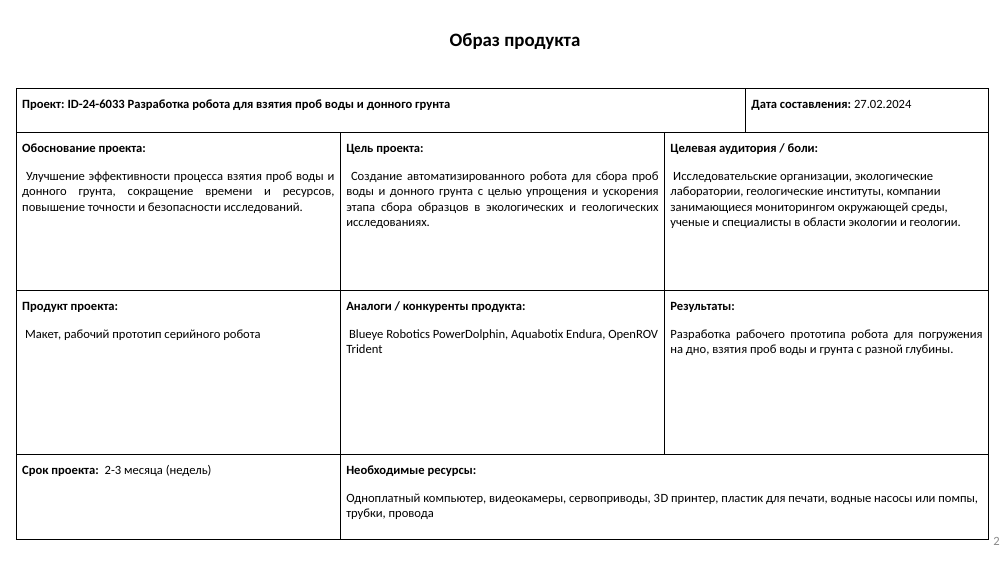
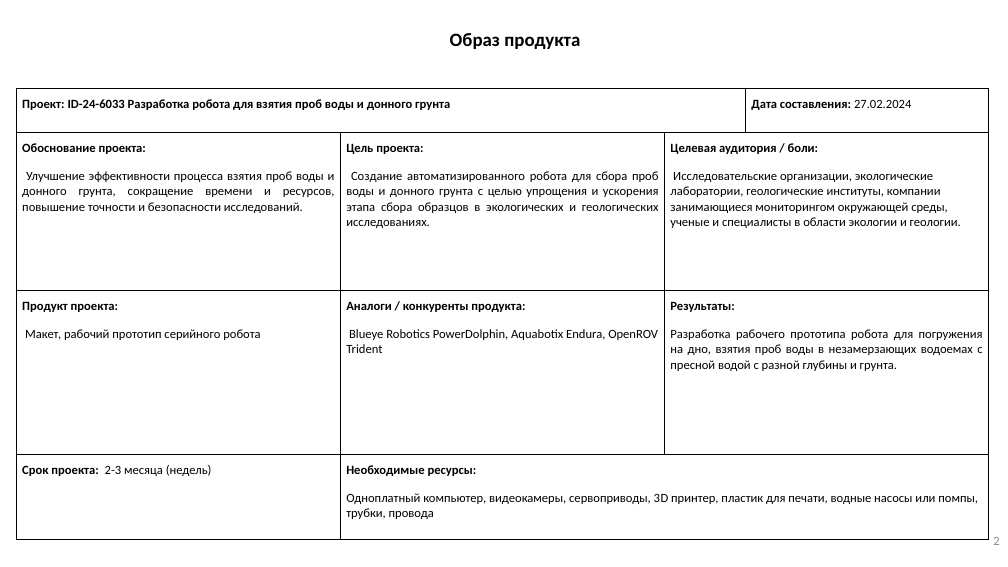
Before and after one commit to dimkashelk/underwater_dron, a slide deck: slide 2 of documents/4_entity/4_Образ_проекта.pptx. Drawn at 1008x567 pixels with LibreOffice and Linux fonts; fonts in the diff are those of the drawing; background and template pictures are left out. Boxes give left, top, right and bottom in pixels: in the first picture for what was removed or moved away, otherwise in the second. Text is boxed around its words. In the diff, an @@ line names an element or a change of style, - is before the commit and + after.

```diff
--- a/documents/4_entity/4_Образ_проекта.pptx
+++ b/documents/4_entity/4_Образ_проекта.pptx
@@ table at [17, 88, 990, 540] @@
-row 3, column 3: Результаты: / Разработка рабочего прототипа робота для погружения на дно, взятия проб воды и грунта с разной глубины.
+row 3, column 3: Результаты: / Разработка рабочего прототипа робота для погружения на дно, взятия проб воды в незамерзающих водоемах с пресной водой с разной глубины и грунта.
```
Also in this commit, not shown: 6 other files.
